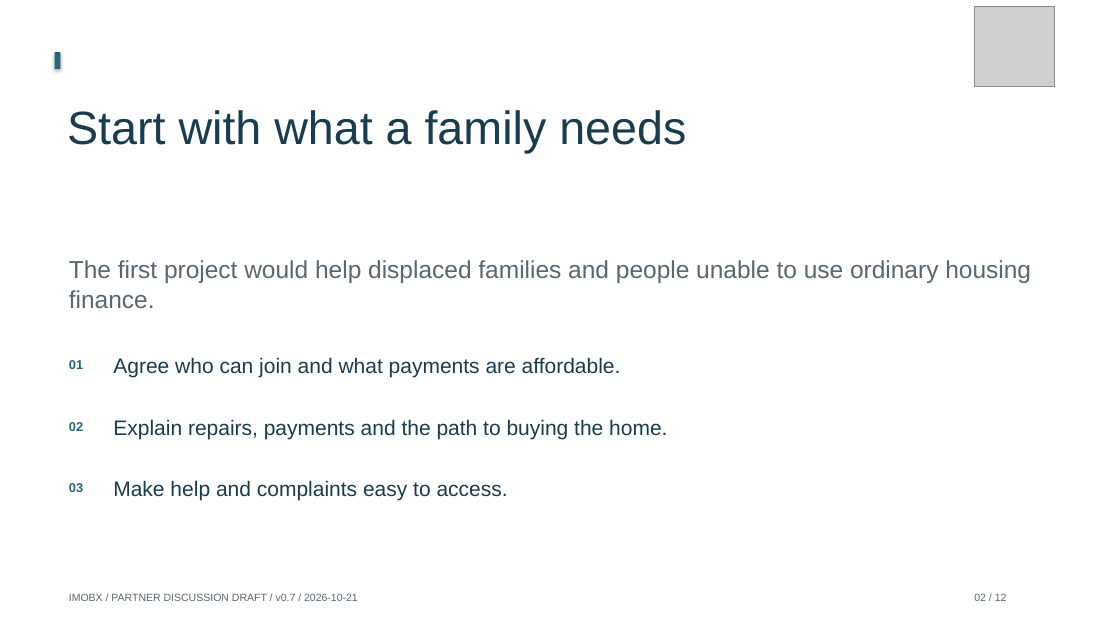
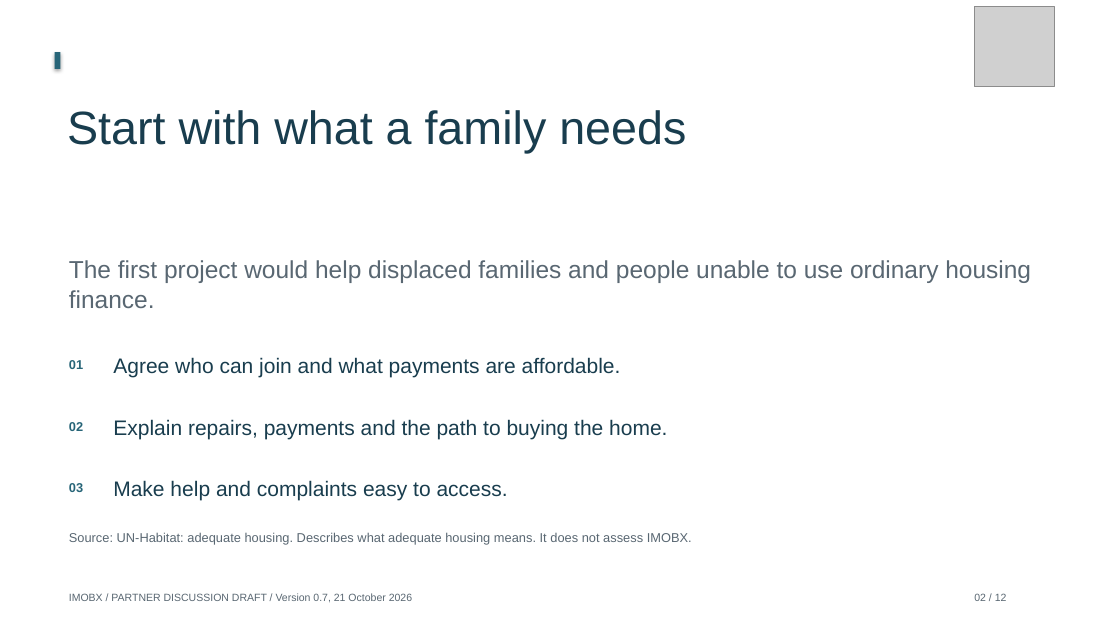
Before and after one commit to Siah-kin/imobx-website, a slide deck: slide 2 of pitchdeck.pptx. Drawn at 1120x630 pixels with LibreOffice and Linux fonts; fonts in the diff are those of the drawing; grey boxes stand for pictures. Boxes give left, top, right and bottom in pixels: in the first picture for what was removed or moved away, otherwise in the second. Text is boxed around its words. In the diff, an @@ line names an element or a change of style, - is before the commit and + after.

```diff
--- a/pitchdeck.pptx
+++ b/pitchdeck.pptx
@@ text added at box(69, 532, 692, 544), 11 pt, text #596772 @@
+Source: UN-Habitat: adequate housing. Describes what adequate housing means. It does not assess IMOBX.
@@ text at box(69, 593, 412, 602): text changed @@
-IMOBX / PARTNER DISCUSSION DRAFT / v0.7 / 2026-10-21
+IMOBX / PARTNER DISCUSSION DRAFT / Version 0.7, 21 October 2026
```
Also in this commit, not shown: 11 other slides changed, 32 other files.
